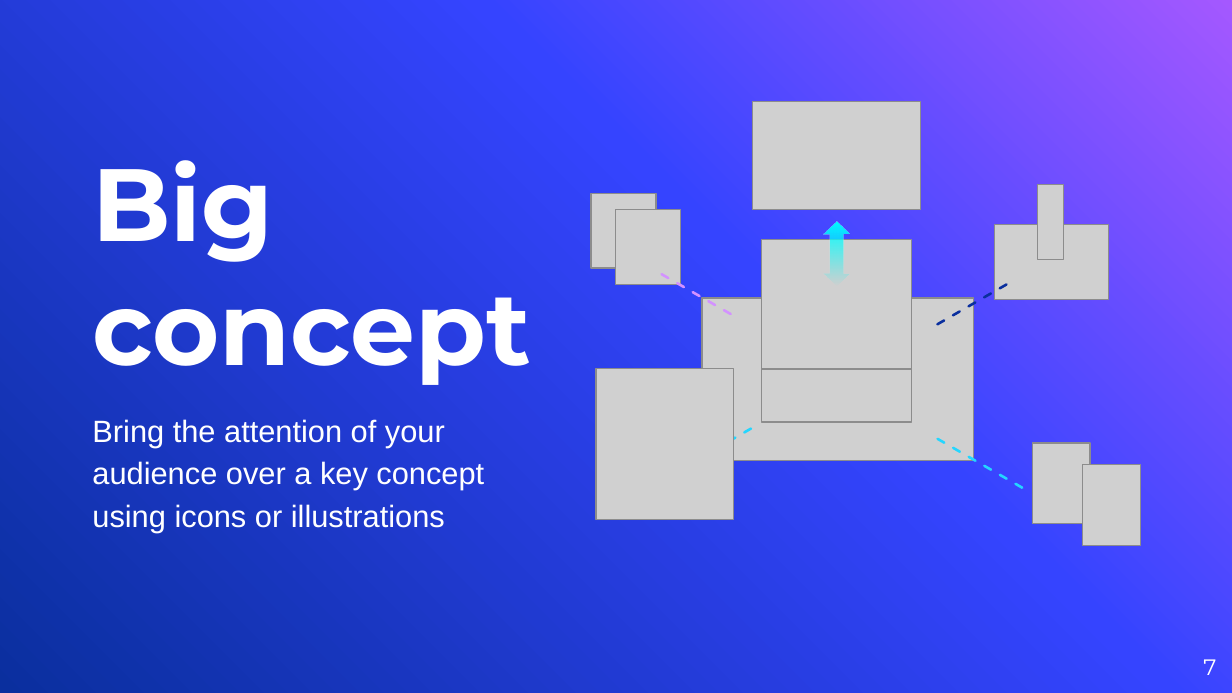
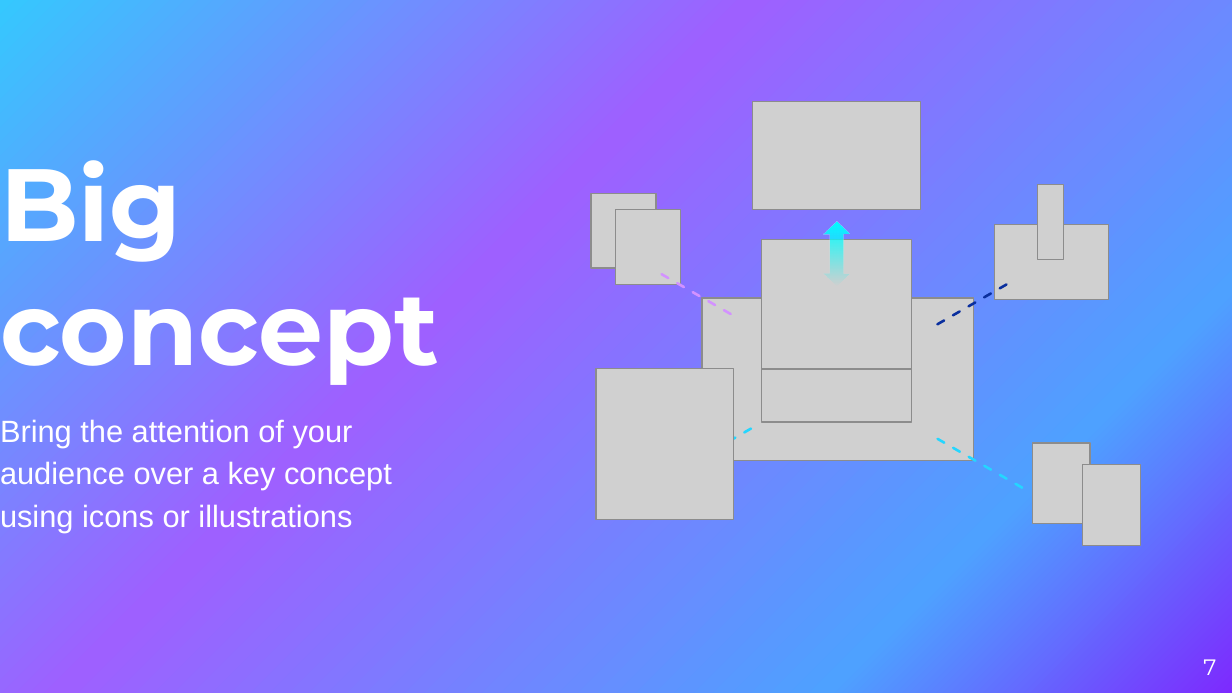
Before and after one commit to hugodemenez/isen-student-portal, a slide deck: slide 7 of presentation/Powerpoint.pptx. Drawn at 1232x693 pixels with LibreOffice and Linux fonts; fonts in the diff are those of the drawing; grey boxes stand for pictures. Boxes give left, top, right and bottom in pixels: in the first picture for what was removed or moved away, otherwise in the second. Text is boxed around its words. In the diff, an @@ line names an element or a change of style, - is before the commit and + after.

```diff
--- a/presentation/Powerpoint.pptx
+++ b/presentation/Powerpoint.pptx
@@ background gradient #A458FF to #3544FF to #0A2F9E to gradient #35C8FE to #9E60FF to #4EA1FF to #7D2AFE @@
@@ title "Big concept": place and size @@
-title "Big concept" at <box>92,160,531,385</box>
+title "Big concept" at <box>0,160,439,385</box>
@@ subtitle "Bring the attention of your ...": place and size @@
-subtitle "Bring the attention of your ..." at <box>92,419,484,532</box>
+subtitle "Bring the attention of your ..." at <box>0,419,392,532</box>
```
Also in this commit, not shown: 11 other slides changed, 2 slides added, 6 slides removed, 20 other files.
